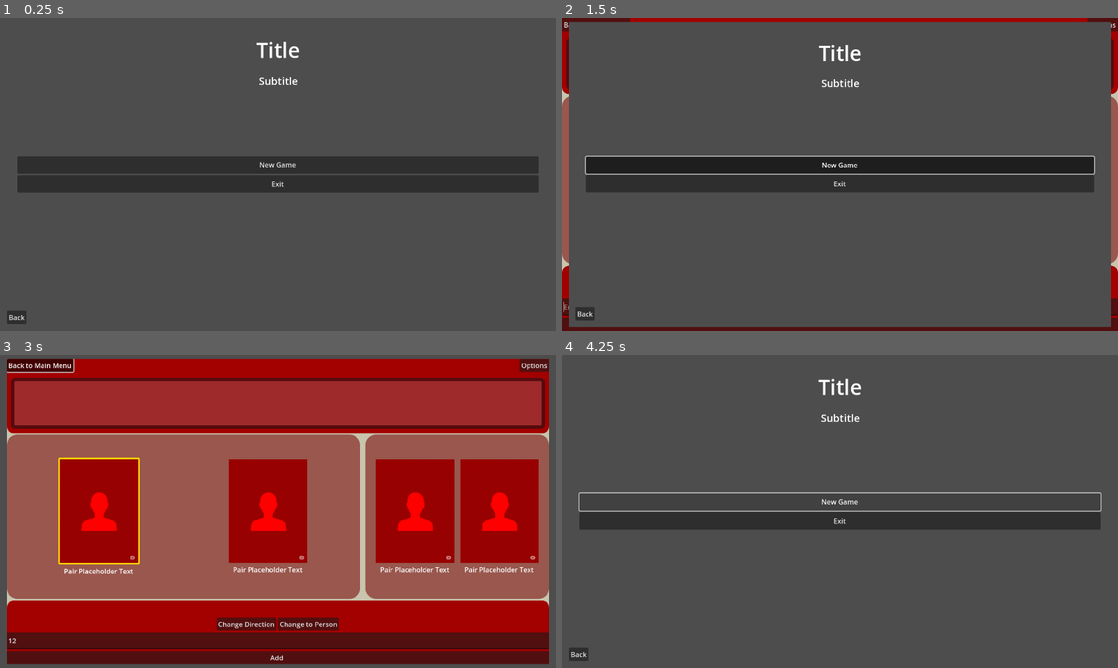
Above: before the commit, frames 1-4 (two rows, left to right).
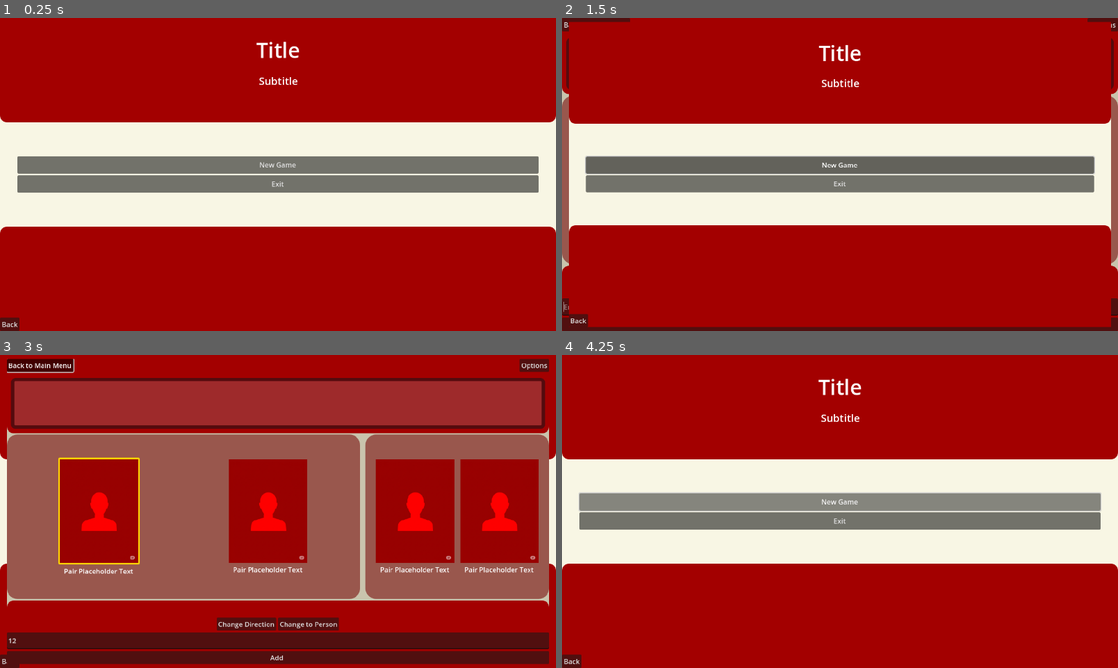
Above: after the commit, the same moments.

Repository: PlanetAriumGameStudio/movie-bluff-gameapp
Game: Godot game, scene res://scenes/menus/main_menu/main_menu.tscn
Same seed, same stepped clock (60 frames per second), same inputs: the game is played once before the commit and once after it. This scene is started directly instead of the project's main scene.
Inputs (mouse positions are in pixels of both pictures, inside the frame that each line leads up to):
- Up to frame 1 (0.25 s): no input
- Up to frame 2 (1.5 s): click "Back" at 0.5 s; click "New Game" at 1.25 s
- Up to frame 3 (3 s): click (278, 642) at 2.02 s; type "12" at 2.1 s; click "Back to Main Menu" at 2.75 s
- Up to frame 4 (4.25 s): click "New Game" at 3.5 s

The runs differ from the first frame. In frame 1, 100% of the frame differs, in the area x 0-100%, y 0-100%; in frame 2, 95%; in frame 3, 5.1%; in frame 4, 99%.

Commit message:
feat: some visual updates to main menu

Diff:
--- a/core/scenes/adhoc_menus/menus/pause_menu.gd
+++ b/core/scenes/adhoc_menus/menus/pause_menu.gd
@@ -23,7 +23,7 @@
 
 func _load_scene(scene_path: String):
 	_scene_tree.paused = false
-	TransitionManager.change_scene(scene_path, 1)
+	TransitionManager.change_scene(scene_path, 3)
 
 func open_options_menu():
 	var options_scene = options_packed_scene.instantiate()
--- a/core/scenes/autoloads/transition_manager.gd
+++ b/core/scenes/autoloads/transition_manager.gd
@@ -1,7 +1,6 @@
 extends Node
 
 # This class is running via project auto-load (At startup)
-# Inspired by ThinkWithGames(https://www.youtube.com/@ThinkWithGames)
 const transition_node_name = "transition_node"
 var is_showing_transition = false
 
--- a/core/scenes/menus/main_menu/main_menu.tscn
+++ b/core/scenes/menus/main_menu/main_menu.tscn
@@ -1,7 +1,17 @@
-[gd_scene load_steps=3 format=3 uid="uid://bmtakdh44464q"]
+[gd_scene load_steps=5 format=3 uid="uid://bmtakdh44464q"]
 
 [ext_resource type="Script" uid="uid://bewqmk2vp00d8" path="res://core/scenes/menus/main_menu/main_menu.gd" id="1_ftgb1"]
 [ext_resource type="PackedScene" uid="uid://07neici30ixg" path="res://core/scenes/menus/options_menu/master_options_menu_with_tabs.tscn" id="2_1fxwi"]
+
+[sub_resource type="StyleBoxFlat" id="StyleBoxFlat_np8jp"]
+bg_color = Color(0.639216, 0, 0, 1)
+corner_radius_bottom_right = 16
+corner_radius_bottom_left = 16
+
+[sub_resource type="StyleBoxFlat" id="StyleBoxFlat_rrst8"]
+bg_color = Color(0.639216, 0, 0, 1)
+corner_radius_top_left = 16
+corner_radius_top_right = 16
 
 [node name="MainMenu" type="Control"]
 layout_mode = 3
@@ -14,14 +24,6 @@
 game_scene_path = "res://scenes/asteroids_game.tscn"
 options_packed_scene = ExtResource("2_1fxwi")
 
-[node name="BackgroundTextureRect" type="TextureRect" parent="."]
-layout_mode = 1
-anchors_preset = 15
-anchor_right = 1.0
-anchor_bottom = 1.0
-grow_horizontal = 2
-grow_vertical = 2
-
 [node name="MenuContainer" type="MarginContainer" parent="."]
 unique_name_in_owner = true
 layout_mode = 1
@@ -31,15 +33,21 @@
 grow_horizontal = 2
 grow_vertical = 2
 
-[node name="TitleMargin" type="MarginContainer" parent="MenuContainer"]
+[node name="PanelContainer" type="PanelContainer" parent="MenuContainer"]
+custom_minimum_size = Vector2(0, 240)
+layout_mode = 2
+size_flags_vertical = 0
+theme_override_styles/panel = SubResource("StyleBoxFlat_np8jp")
+
+[node name="TitleMargin" type="MarginContainer" parent="MenuContainer/PanelContainer"]
 layout_mode = 2
 theme_override_constants/margin_top = 40
 
-[node name="TitleContainer" type="Control" parent="MenuContainer/TitleMargin"]
+[node name="TitleContainer" type="Control" parent="MenuContainer/PanelContainer/TitleMargin"]
 layout_mode = 2
 mouse_filter = 2
 
-[node name="TitleLabel" type="Label" parent="MenuContainer/TitleMargin/TitleContainer"]
+[node name="TitleLabel" type="Label" parent="MenuContainer/PanelContainer/TitleMargin/TitleContainer"]
 layout_mode = 1
 anchors_preset = 5
 anchor_left = 0.5
@@ -51,15 +59,15 @@
 theme_override_font_sizes/font_size = 48
 text = "Title"
 
-[node name="SubTitleMargin" type="MarginContainer" parent="MenuContainer"]
+[node name="SubTitleMargin" type="MarginContainer" parent="MenuContainer/PanelContainer"]
 layout_mode = 2
 theme_override_constants/margin_top = 128
 
-[node name="SubTitleContainer" type="Control" parent="MenuContainer/SubTitleMargin"]
+[node name="SubTitleContainer" type="Control" parent="MenuContainer/PanelContainer/SubTitleMargin"]
 layout_mode = 2
 mouse_filter = 2
 
-[node name="SubTitleLabel" type="Label" parent="MenuContainer/SubTitleMargin/SubTitleContainer"]
+[node name="SubTitleLabel" type="Label" parent="MenuContainer/PanelContainer/SubTitleMargin/SubTitleContainer"]
 layout_mode = 1
 anchors_preset = 5
 anchor_left = 0.5
@@ -151,16 +159,18 @@
 grow_horizontal = 2
 grow_vertical = 2
 mouse_filter = 2
-theme_override_constants/margin_left = 16
-theme_override_constants/margin_top = 16
-theme_override_constants/margin_right = 16
-theme_override_constants/margin_bottom = 16
 
-[node name="FlowControl" type="Control" parent="FlowControlContainer"]
+[node name="PanelContainer" type="PanelContainer" parent="FlowControlContainer"]
+custom_minimum_size = Vector2(0, 240)
+layout_mode = 2
+size_flags_vertical = 8
+theme_override_styles/panel = SubResource("StyleBoxFlat_rrst8")
+
+[node name="FlowControl" type="Control" parent="FlowControlContainer/PanelContainer"]
 layout_mode = 2
 mouse_filter = 2
 
-[node name="BackButton" type="Button" parent="FlowControlContainer/FlowControl"]
+[node name="BackButton" type="Button" parent="FlowControlContainer/PanelContainer/FlowControl"]
 unique_name_in_owner = true
 layout_mode = 1
 anchors_preset = 2
@@ -175,4 +185,4 @@
 [connection signal="pressed" from="MenuContainer/MenuButtonsMargin/MenuButtonsContainer/MenuButtonsBoxContainer/OptionsButton" to="." method="_on_options_button_pressed"]
 [connection signal="pressed" from="MenuContainer/MenuButtonsMargin/MenuButtonsContainer/MenuButtonsBoxContainer/CreditsButton" to="." method="_on_credits_button_pressed"]
 [connection signal="pressed" from="MenuContainer/MenuButtonsMargin/MenuButtonsContainer/MenuButtonsBoxContainer/ExitButton" to="." method="_on_exit_button_pressed"]
-[connection signal="pressed" from="FlowControlContainer/FlowControl/BackButton" to="." method="_on_back_button_pressed"]
+[connection signal="pressed" from="FlowControlContainer/PanelContainer/FlowControl/BackButton" to="." method="_on_back_button_pressed"]
--- a/scenes/menus/main_menu/main_menu.tscn
+++ b/scenes/menus/main_menu/main_menu.tscn
@@ -1,7 +1,19 @@
-[gd_scene load_steps=2 format=3 uid="uid://cmex6wp7ewj41"]
+[gd_scene load_steps=3 format=3 uid="uid://cmex6wp7ewj41"]
 
 [ext_resource type="PackedScene" uid="uid://bmtakdh44464q" path="res://core/scenes/menus/main_menu/main_menu.tscn" id="1_kx65a"]
+
+[sub_resource type="StyleBoxFlat" id="StyleBoxFlat_kx65a"]
+bg_color = Color(0.97, 0.964827, 0.8924, 1)
 
 [node name="MainMenu" instance=ExtResource("1_kx65a")]
 game_scene_path = "uid://7qt1dp4hjbjs"
 options_packed_scene = null
+
+[node name="BackgroundColour" type="Panel" parent="." index="0"]
+layout_mode = 1
+anchors_preset = 15
+anchor_right = 1.0
+anchor_bottom = 1.0
+grow_horizontal = 2
+grow_vertical = 2
+theme_override_styles/panel = SubResource("StyleBoxFlat_kx65a")
--- a/scripts/menus/login_popup.gd
+++ b/scripts/menus/login_popup.gd
@@ -62,7 +62,7 @@
 
 func _on_auth_succeeded(token: String):
 	print("Authentication successful! You can now proceed.")
-	TransitionManager.change_scene(main_menu_scene_path, 1)
+	TransitionManager.change_scene(main_menu_scene_path, 3)
 	hide() # Hide the login popup on success
 
 func _on_auth_failed(error_message: String):
--- a/scripts/menus/splash_screen.gd
+++ b/scripts/menus/splash_screen.gd
@@ -49,7 +49,7 @@
 	if main_menu_path.is_empty():
 		printerr("SplashScreen: main_menu_scene_path is not set on the LoginPopup node! Cannot transition automatically.")
 		return
-	TransitionManager.change_scene.call_deferred(main_menu_path, 1)
+	TransitionManager.change_scene.call_deferred(main_menu_path, 2)
 
 func _on_show_login_button_pressed():
 	login_popup.show_popup()
